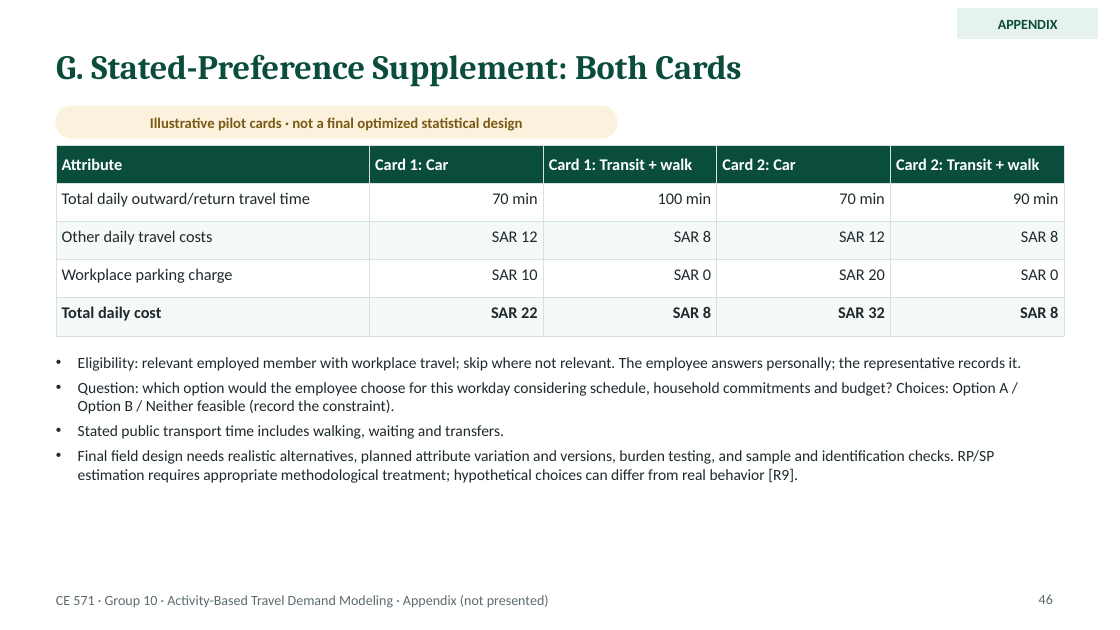
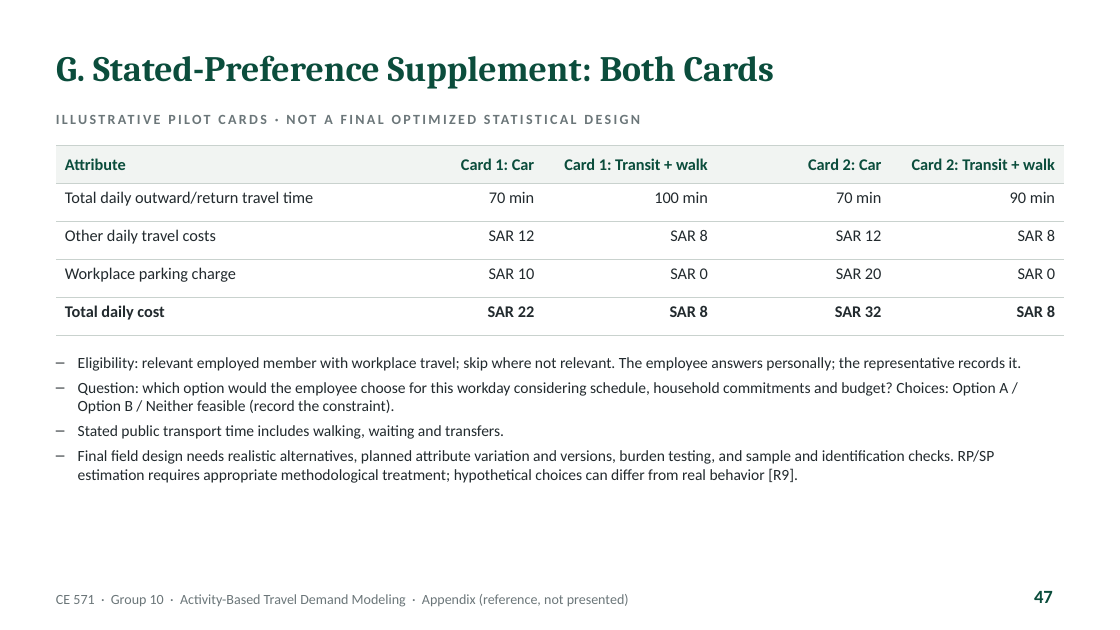
Before and after one commit to abdelmohdi/Claude, a slide deck: slide 47 of CE571_Group10_ABM_Presentation/CE571_Group10_Activity_Based_Travel_Demand_Modeling.pptx (slide 46 before the commit). Drawn at 1120x630 pixels with LibreOffice and Linux fonts; fonts in the diff are those of the drawing. Boxes give left, top, right and bottom in pixels: in the first picture for what was removed or moved away, otherwise in the second. Text is boxed around its words. In the diff, an @@ line names an element or a change of style, - is before the commit and + after.

```diff
--- a/CE571_Group10_ABM_Presentation/CE571_Group10_Activity_Based_Travel_Demand_Modeling.pptx
+++ b/CE571_Group10_ABM_Presentation/CE571_Group10_Activity_Based_Travel_Demand_Modeling.pptx
@@ rectangle removed at <box>958,9,1098,38</box> @@
@@ text removed at <box>998,20,1058,29</box> @@
-APPENDIX
@@ title "G. Stated-Preference Supplement: Both Cards" at <box>56,55,774,89</box>: size 22 to 23 pt @@
@@ rounded rectangle removed at <box>56,106,617,138</box> @@
@@ text at <box>228,115,236,124</box>: text changed; size 9.5 to 9 pt; text colour #7A5A14 to #6B7679 @@
-Illustrative pilot cards · not a final optimized statistical design
+ILLUSTRATIVE PILOT CARDS · NOT A FINAL OPTIMIZED STATISTICAL DESIGN
@@ table at <box>56,146,1064,324</box> @@
@@ fill #0B4D3C to #F1F4F2 in row 1 @@
@@ fill #FFFFFF to none in 10 cells @@
@@ fill #F5F9F7 to none in 10 cells @@
@@ text colour #FFFFFF to #0B4D3C in "Attribute", "Card 1: Car", "Card 1: Transit + walk", "Card 2: Car" and 1 more places @@
@@ text colour #1F2A2E to #222A2E in "Total daily outward/return travel time", "70 min", "100 min", "70 min" and 16 more places @@
@@ alignment left to right @@
@@ borders changed @@
@@ text "Eligibility: relevant employed member with ..." at <box>78,357,1022,483</box>: text colour #1F2A2E to #222A2E; bullet • to – @@
@@ text at <box>56,594,629,607</box>: text changed; text colour #5B6B70 to #6B7679 @@
-CE 571 · Group 10 · Activity-Based Travel Demand Modeling · Appendix (not presented)
+CE 571 · Group 10 · Activity-Based Travel Demand Modeling · Appendix (reference, not presented)
@@ page number added at <box>1034,591,1053,603</box>, 12 pt, text #0B4D3C, bold @@
+47
@@ page number removed at <box>1039,594,1053,604</box> @@
-46
```
Also in this commit, not shown: 52 other slides changed, 1 slide added, 1 other file.
